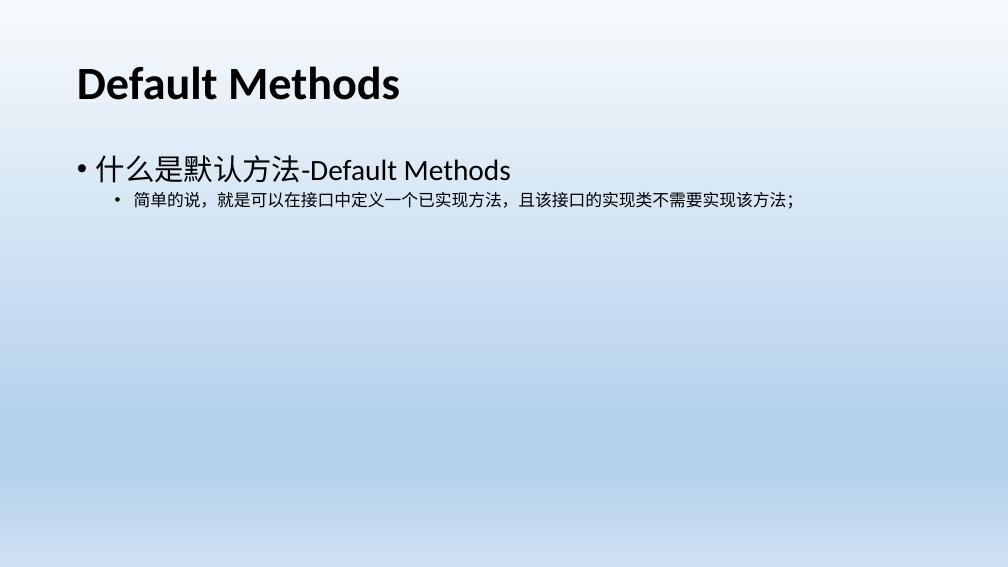
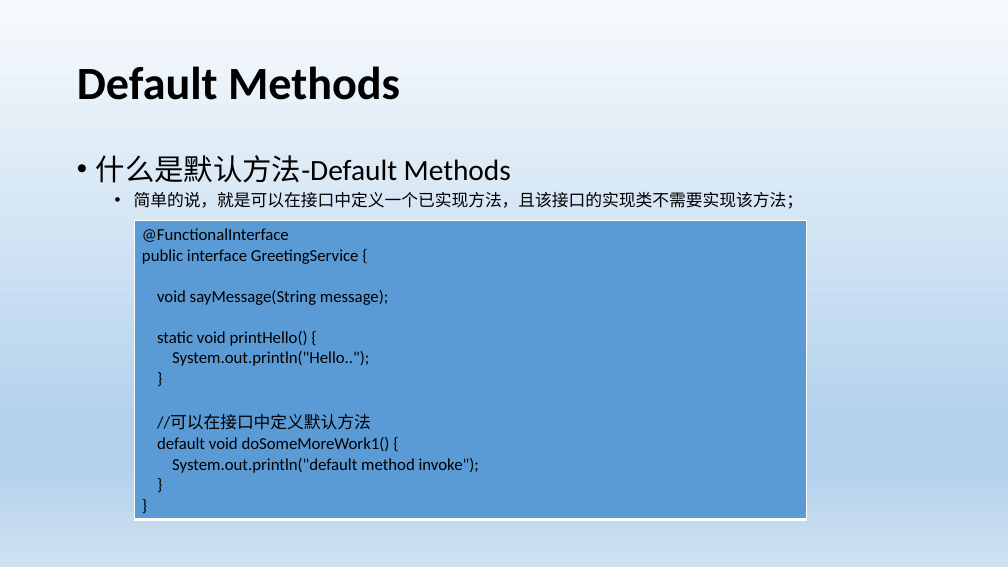
Before and after one commit to blackdancers/Java8Tutorial, a slide deck: slide 17 of src/main/resources/JAVA 8 Lambda表达式.pptx. Drawn at 1008x567 pixels with LibreOffice and Linux fonts; fonts in the diff are those of the drawing. Boxes give left, top, right and bottom in pixels: in the first picture for what was removed or moved away, otherwise in the second. Text is boxed around its words. In the diff, an @@ line names an element or a change of style, - is before the commit and + after.

```diff
--- a/src/main/resources/JAVA 8 Lambda表达式.pptx
+++ b/src/main/resources/JAVA 8 Lambda表达式.pptx
@@ table added at [135,221,807,510], 1 rows, 1 columns @@
+@FunctionalInterface / public interface GreetingService { / void sayMessage(String message); / static void printHello() { / System.out.println("Hello.."); / } / //可以在接口中定义默认方法 / default void doSomeMoreWork1() { / System.out.println("default method invoke"); / } / }
```
Also in this commit, not shown: 2 other slides changed, 6 slides added.
